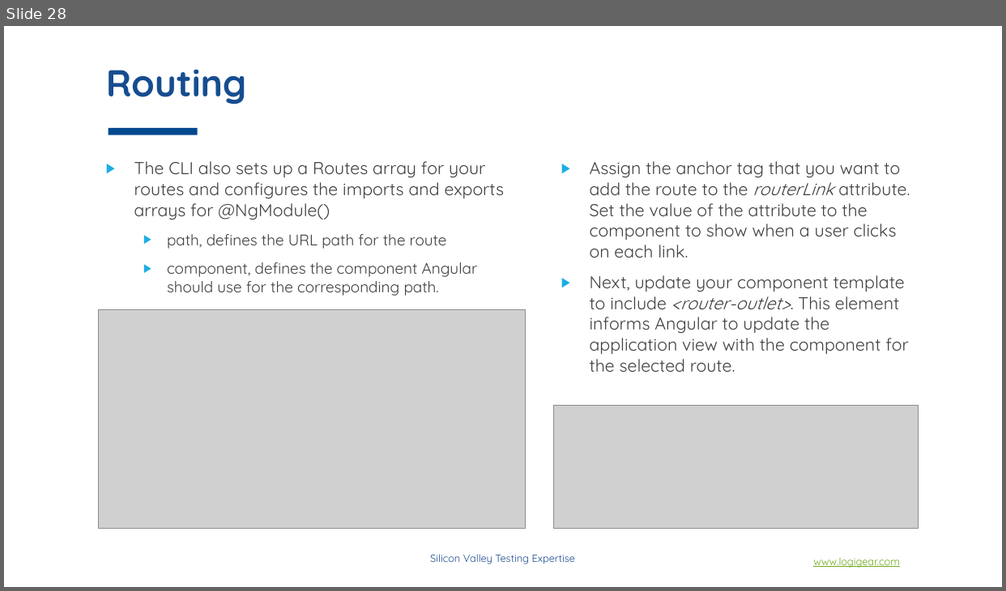
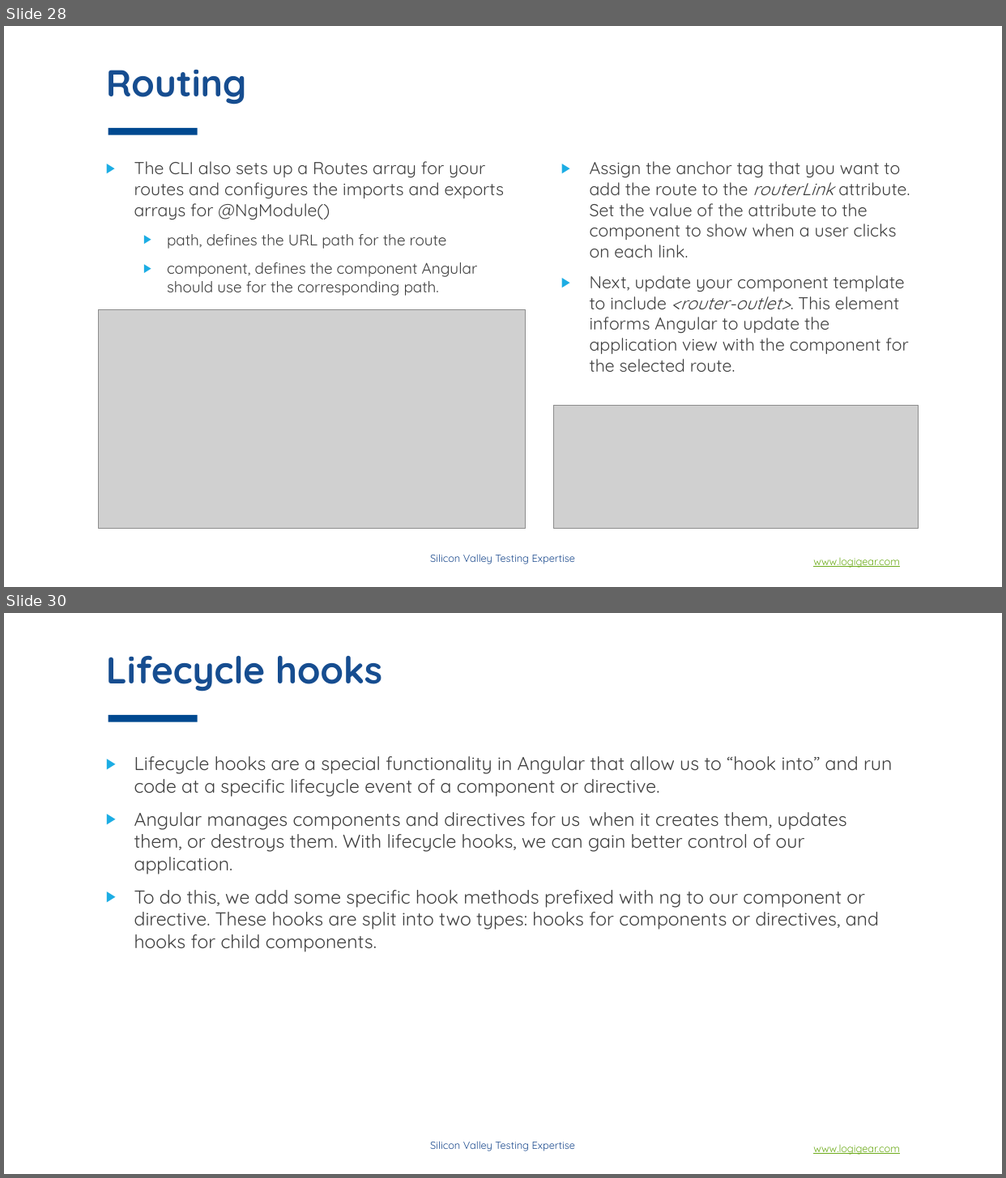
Before and after one commit to phongha1912/spring, a slide deck: doc/material/slides/section_2/Angular concepts.pptx. Shown one above the other, each under a label of ours: slide 28 before the commit, slides 28 and 30 after it; the slides between them are not shown. The pictures are 1006x591 and 1006x1178 pixels, drawn with LibreOffice and Linux fonts; fonts in the diff are those of the drawing; grey boxes stand for pictures; background and template pictures are left out. Boxes give left, top, right and bottom in pixels: in the first picture for what was removed or moved away, otherwise in the second. Text is boxed around its words. In the diff, an @@ line names an element or a change of style, - is before the commit and + after.

```diff
--- a/doc/material/slides/section_2/Angular concepts.pptx
+++ b/doc/material/slides/section_2/Angular concepts.pptx
@@ slide 30 added at <box>4,613,1002,1174</box>, background #FFFFFF; not listed: 3 template elements that a slide beside it also shows @@
@@ title added at <box>106,656,382,692</box>, 36 pt, text #164D90, bold @@
+Lifecycle hooks
@@ text added at <box>134,756,892,952</box>, 18 pt, text #404040 @@
+▶ Lifecycle hooks are a special functionality in Angular that allow us to “hook into” and run code at a specific lifecycle event of a component or directive.
+▶ Angular manages components and directives for us when it creates them, updates them, or destroys them. With lifecycle hooks, we can gain better control of our application.
+▶ To do this, we add some specific hook methods prefixed with ng to our component or directive. These hooks are split into two types: hooks for components or directives, and hooks for child components.
```
Also in this commit, not shown: 10 other slides added, 1 slide removed, 21 other files.
